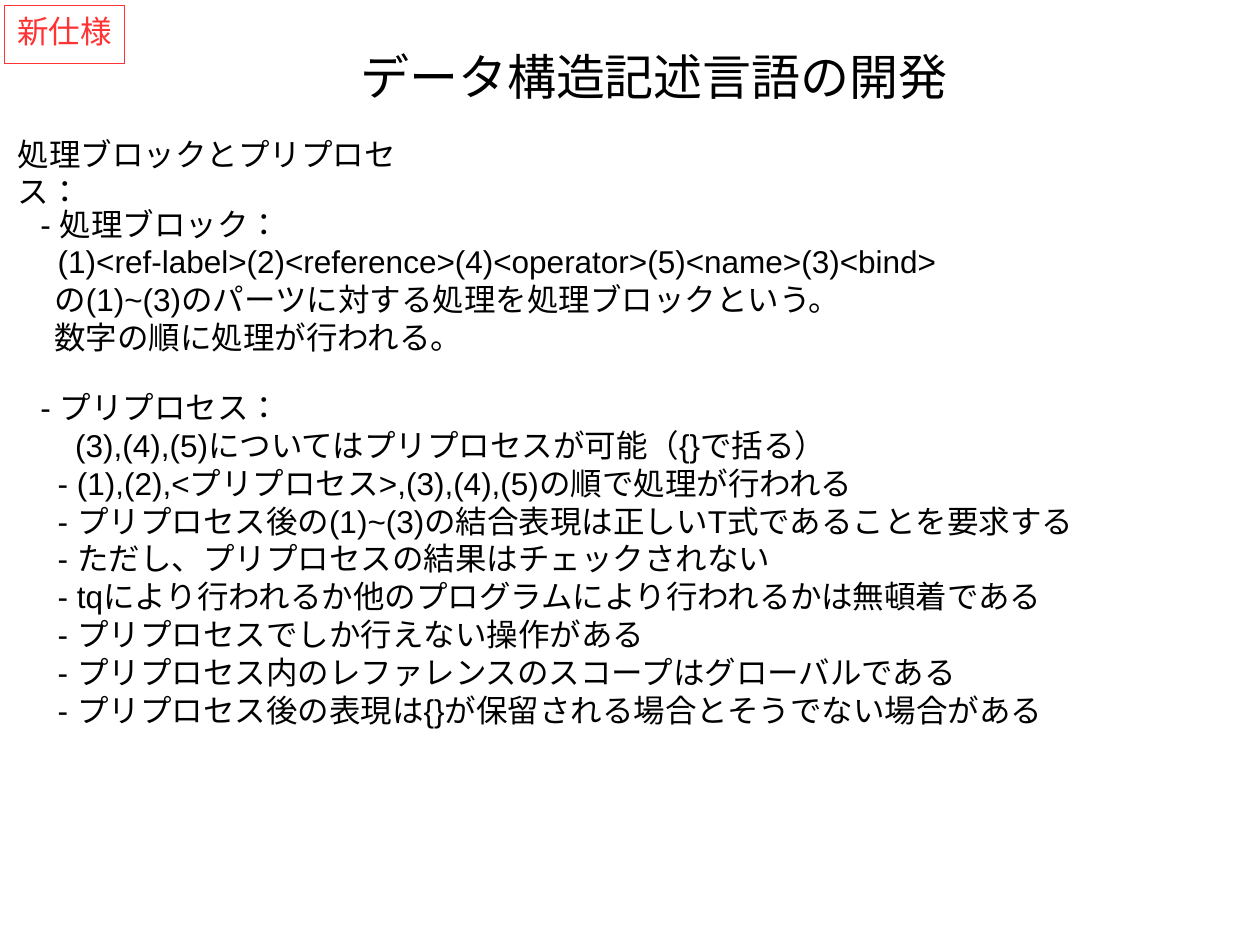
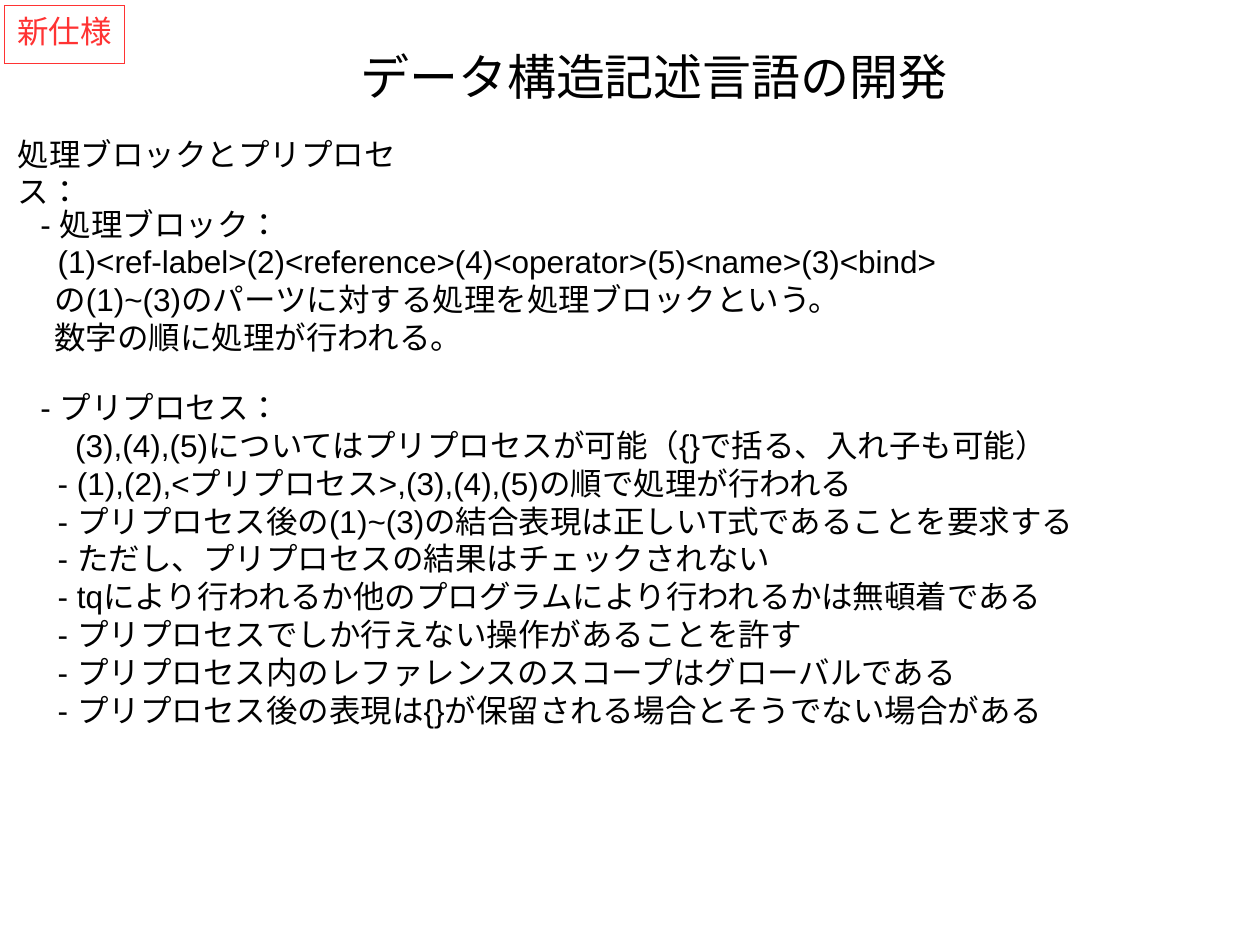
Before and after one commit to kouamano/RECURSIVE-SYSTEM, a slide deck: slide 6 of Document/tq_op_example.rev1.odp. Drawn at 1260x945 pixels with LibreOffice and Linux fonts; fonts in the diff are those of the drawing. Boxes give left, top, right and bottom in pixels: in the first picture for what was removed or moved away, otherwise in the second. Text is boxed around its words. In the diff, an @@ line names an element or a change of style, - is before the commit and + after.

Commit message:
add

```diff
--- a/Document/tq_op_example.rev1.odp
+++ b/Document/tq_op_example.rev1.odp
@@ text at [75, 432, 1047, 463]: text changed @@
-(3),(4),(5)についてはプリプロセスが可能（{}で括る）
+(3),(4),(5)についてはプリプロセスが可能（{}で括る、入れ子も可能）
@@ text at [77, 614, 801, 649]: text changed @@
-- プリプロセスでしか行えない操作がある
+- プリプロセスでしか行えない操作があることを許す
```
